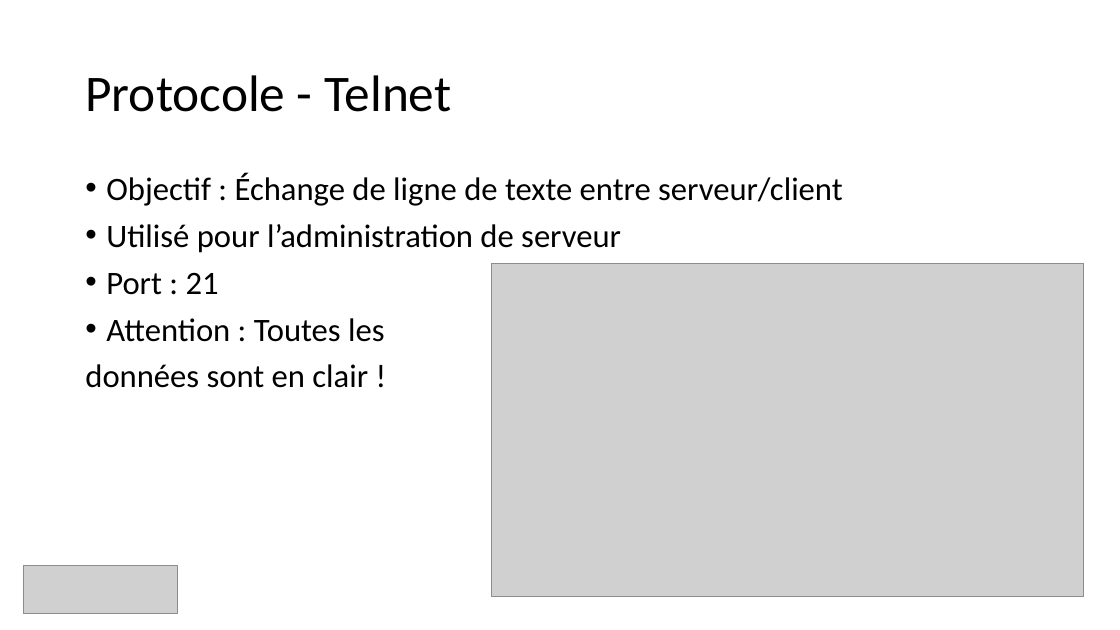
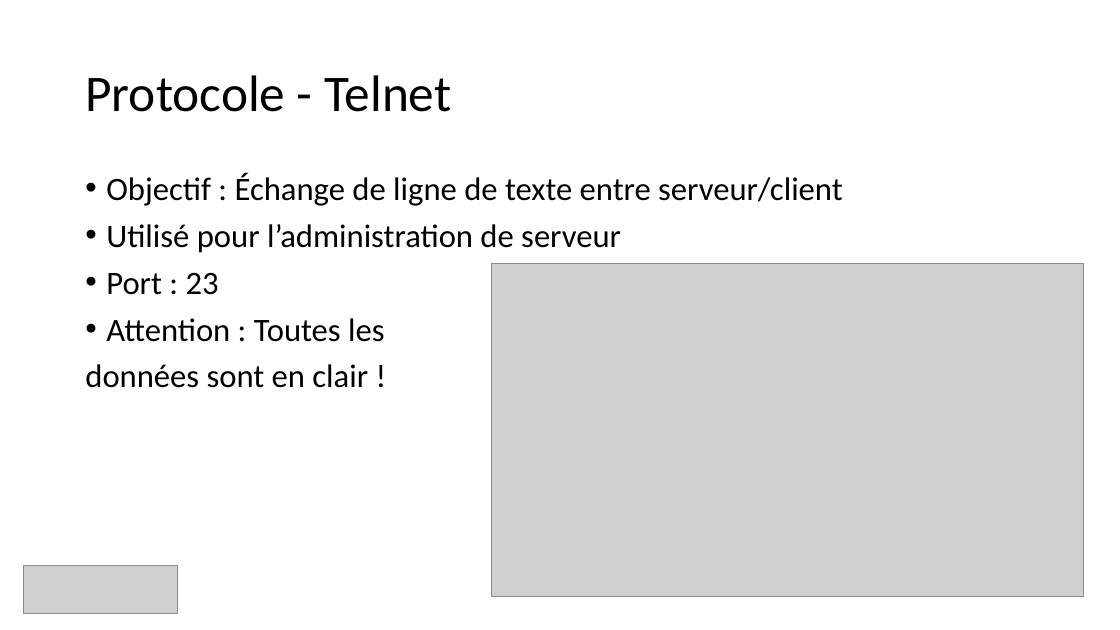
Before and after one commit to guillaume-rico/reseaux_informatiques, a slide deck: slide 22 of 01_CM/CM3 Réseaux Informatiques.pptx (slide 15 before the commit). Drawn at 1120x630 pixels with LibreOffice and Linux fonts; fonts in the diff are those of the drawing; grey boxes stand for pictures. Boxes give left, top, right and bottom in pixels: in the first picture for what was removed or moved away, otherwise in the second. Text is boxed around its words. In the diff, an @@ line names an element or a change of style, - is before the commit and + after.

```diff
--- a/01_CM/CM3 Réseaux Informatiques.pptx
+++ b/01_CM/CM3 Réseaux Informatiques.pptx
@@ text at (x1=106, y1=272, x2=219, y2=295): text changed @@
-• Port : 21
+• Port : 23
```
Also in this commit, not shown: 8 other slides changed, 8 slides added, 1 slide removed, 2 other files.
